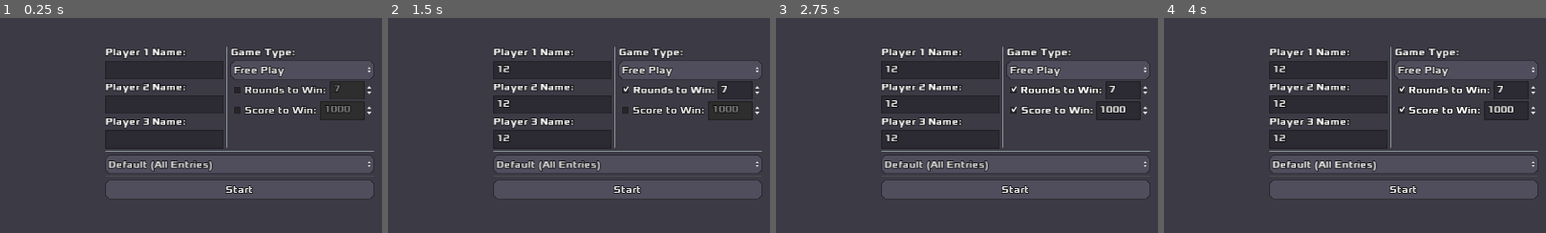
Above: before the commit, frames 1-4 (left to right).
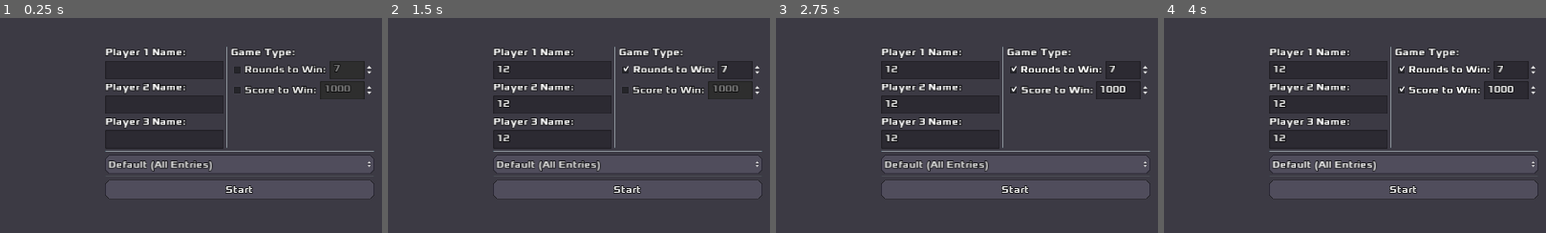
Above: after the commit, the same moments.

Repository: zacryol/spindle-of-serendipity
Game: Godot game, scene res://game/GameSetting.tscn
Same seed, same stepped clock (60 frames per second), same inputs: the game is played once before the commit and once after it. This scene is started directly instead of the project's main scene.
Inputs (mouse positions are % of the whole screen's width and height, from its top left):
- Up to frame 1 (0.25 s): no input
- Up to frame 2 (1.5 s): click (40, 37) at 0.52 s; type "12" at 0.6 s; click (40, 45) at 0.75 s; type "12" at 0.83 s; click (40, 53) at 0.98 s; type "12" at 1.07 s; click "Rounds to Win:" at 1.25 s
- Up to frame 3 (2.75 s): click "Score to Win:" at 2 s
- Up to frame 4 (4 s): click "Default (All Entries)" at 2.75 s; click (58, 37) at 3.5 s, where only the run before the commit has a clickable "Free Play"
The pictures show only the part of the screen within x 19-69%, y 25-75%; the shares and areas given below are measured in that part.

The runs differ from the first frame. In frame 1, 3.1% of the frame differs, in the area x 61-98%, y 20-48%; in frame 2, 3.3%; in frame 3, 3.1%; in frame 4, 3.1%.

Commit message:
Removed option button, related code

Diff:
--- a/godot/game/GameSetting.gd
+++ b/godot/game/GameSetting.gd
@@ -5,7 +5,6 @@
 onready var p3_enter: LineEdit = $Controls/Top/NameSetting/LineEdit3
 onready var selector: OptionButton = $Controls/OptionButton
 
-#onready var type_selector: OptionButton = $Controls/Top/Vict/Type
 onready var rounds_box: SpinBox = $Controls/Top/Vict/Rounds/SpinBox
 onready var score_box: SpinBox = $Controls/Top/Vict/Score/SpinBox
 onready var rounds_check: CheckBox = $Controls/Top/Vict/Rounds/CheckBox
@@ -17,7 +16,6 @@
 	for k in Profiles.get_keys():
 		selector.add_item(k)
 
-#	type_selector.selected = GlobalVars.game_type
 	rounds_box.value = GlobalVars.rounds
 	score_box.value = GlobalVars.win_score
 	rounds_check.pressed = GlobalVars.win_by_rounds()
@@ -65,14 +63,6 @@
 		get_tree().change_scene("res://game/GamePanel.tscn")
 
 
-func _on_Type_item_selected(id: int):
-	rounds_box.editable = id == 1
-	score_box.editable = id == 2
-#	GlobalVars.game_type = id
-	GlobalVars.rounds = rounds_box.value
-	GlobalVars.win_score = score_box.value
-
-
 func _on_Rounds_value_changed(value: float):
 	GlobalVars.rounds = floor(value)
 
@@ -84,10 +74,8 @@
 func _on_Rounds_toggled(button_pressed: bool):
 	GlobalVars.win_by_rounds = button_pressed
 	rounds_box.editable = button_pressed
-	pass # Replace with function body.
 
 
 func _on_Score_toggled(button_pressed: bool):
 	GlobalVars.win_by_score = button_pressed
 	score_box.editable = button_pressed
-	pass # Replace with function body.
--- a/godot/game/GameSetting.tscn
+++ b/godot/game/GameSetting.tscn
@@ -91,18 +91,10 @@
 margin_bottom = 21.0
 text = "Game Type:"
 
-[node name="Type" type="OptionButton" parent="Controls/Top/Vict"]
+[node name="Rounds" type="HBoxContainer" parent="Controls/Top/Vict"]
 margin_top = 25.0
 margin_right = 260.0
 margin_bottom = 56.0
-text = "Free Play"
-items = [ "Free Play", null, false, 0, null, "Best of [X] Rounds", null, false, 1, null, "First to [X] Score", null, false, 2, null ]
-selected = 0
-
-[node name="Rounds" type="HBoxContainer" parent="Controls/Top/Vict"]
-margin_top = 60.0
-margin_right = 260.0
-margin_bottom = 91.0
 
 [node name="CheckBox" type="CheckBox" parent="Controls/Top/Vict/Rounds"]
 margin_right = 170.0
@@ -120,9 +112,9 @@
 editable = false
 
 [node name="Score" type="HBoxContainer" parent="Controls/Top/Vict"]
-margin_top = 95.0
+margin_top = 60.0
 margin_right = 260.0
-margin_bottom = 126.0
+margin_bottom = 91.0
 
 [node name="CheckBox" type="CheckBox" parent="Controls/Top/Vict/Score"]
 margin_right = 152.0
@@ -175,7 +167,6 @@
 window_title = "Error!"
 dialog_text = "Selected Profile is empty. Please edit the profile or choose a different one."
 dialog_autowrap = true
-[connection signal="item_selected" from="Controls/Top/Vict/Type" to="." method="_on_Type_item_selected"]
 [connection signal="toggled" from="Controls/Top/Vict/Rounds/CheckBox" to="." method="_on_Rounds_toggled"]
 [connection signal="value_changed" from="Controls/Top/Vict/Rounds/SpinBox" to="." method="_on_Rounds_value_changed"]
 [connection signal="toggled" from="Controls/Top/Vict/Score/CheckBox" to="." method="_on_Score_toggled"]
